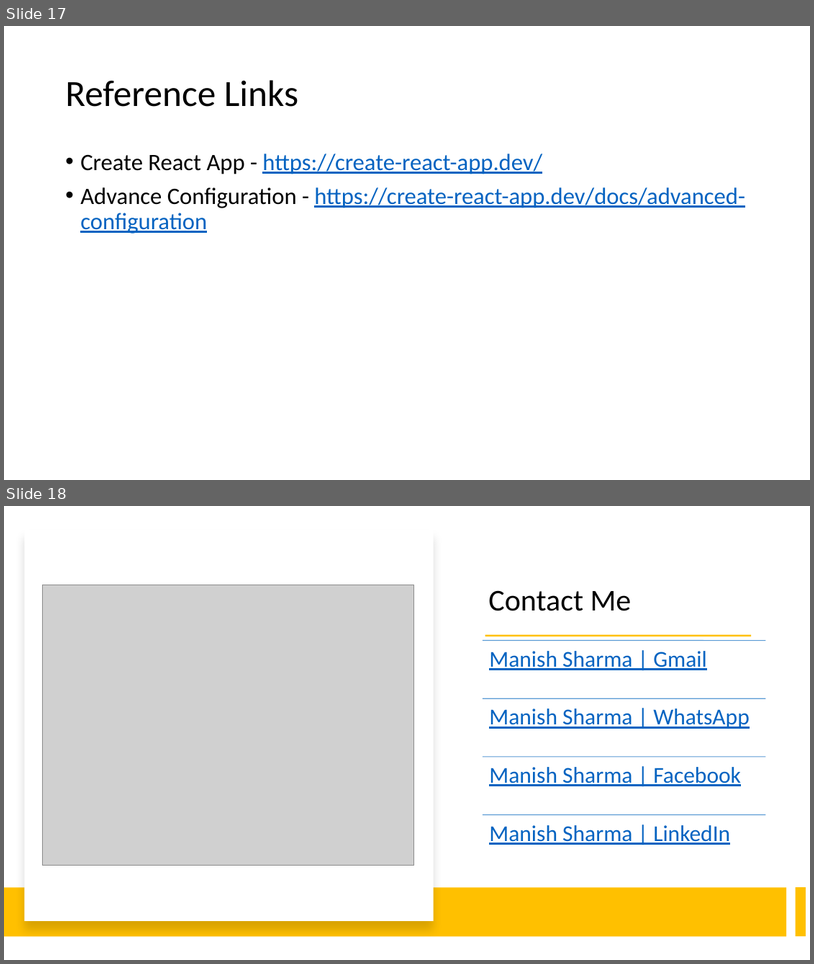
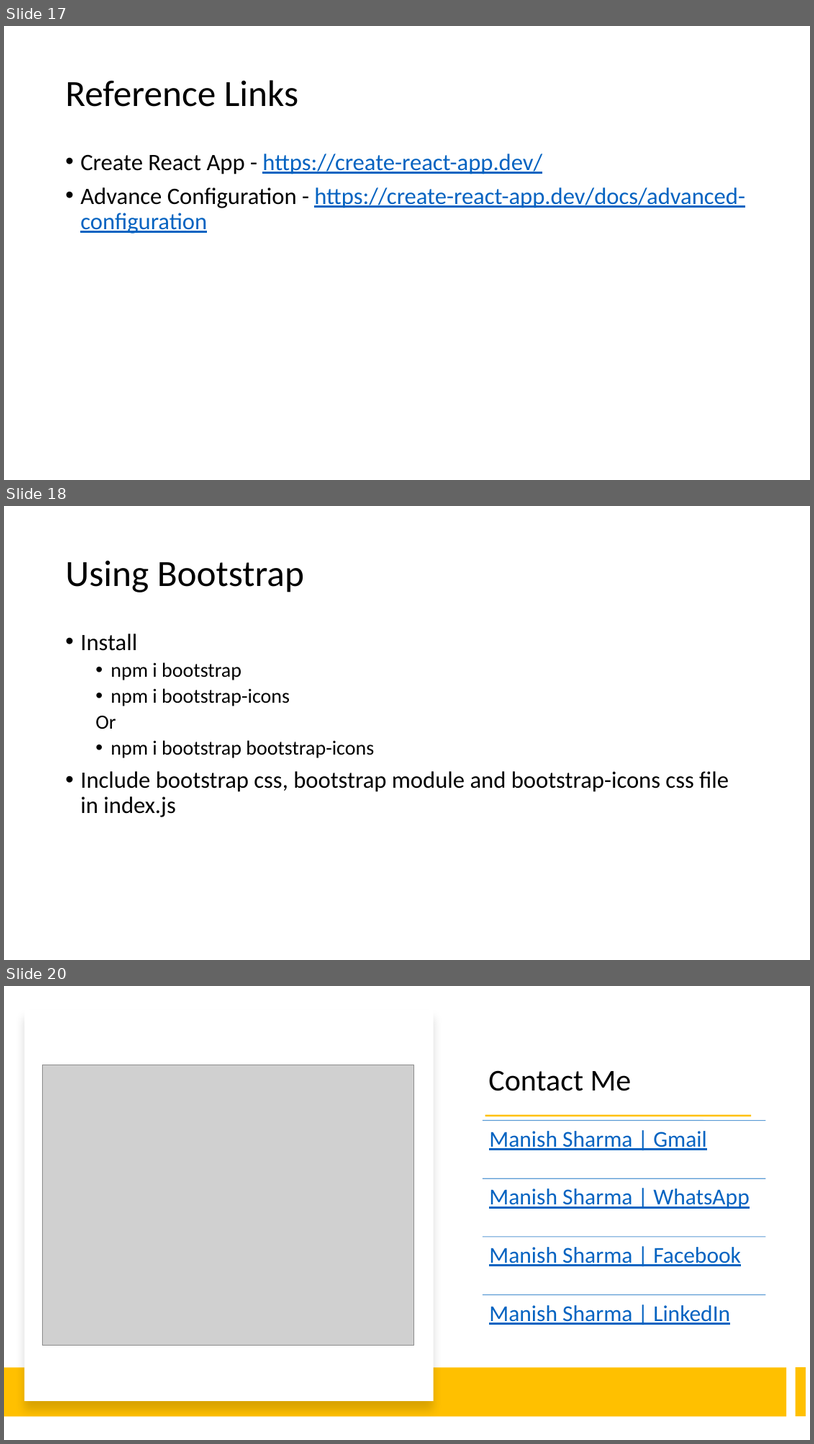
Before and after one commit to rath321/react-training-aug, a slide deck: Notes/React.pptx. Shown one above the other, each under a label of ours: slides 17 and 18 before the commit, slides 17, 18 and 20 after it; the slides between them are not shown. The pictures are 814x964 and 814x1444 pixels, drawn with LibreOffice and Linux fonts; fonts in the diff are those of the drawing; grey boxes stand for pictures. Boxes give left, top, right and bottom in pixels: in the first picture for what was removed or moved away, otherwise in the second. Text is boxed around its words. In the diff, an @@ line names an element or a change of style, - is before the commit and + after.

```diff
--- a/Notes/React.pptx
+++ b/Notes/React.pptx
@@ slide 18 added at (4, 506, 810, 960), background #FFFFFF @@
@@ title added at (65, 560, 304, 592), 44 pt, text #000000 @@
+Using Bootstrap
@@ text added at (80, 633, 729, 817), 28 pt, text #000000 @@
+• Install
+  • npm i bootstrap
+  • npm i bootstrap-icons
+  Or
+  • npm i bootstrap bootstrap-icons
+• Include bootstrap css, bootstrap module and bootstrap-icons css file in index.js
@@ what was slide 18 is now slide 20 @@
```
Also in this commit, not shown: 1 other slide added, 5 other files.
